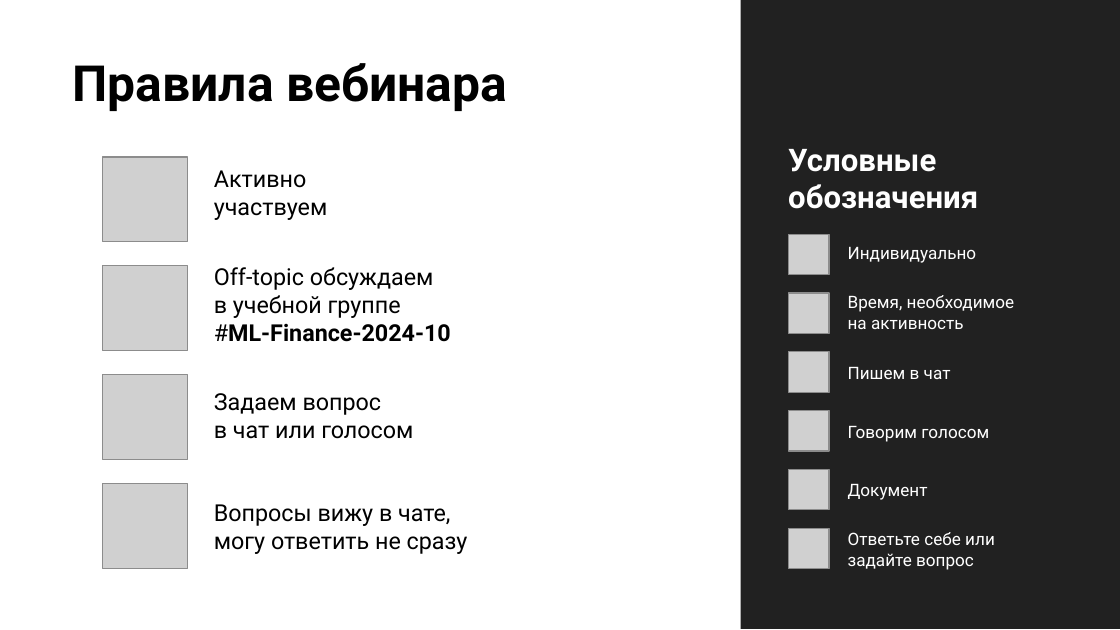
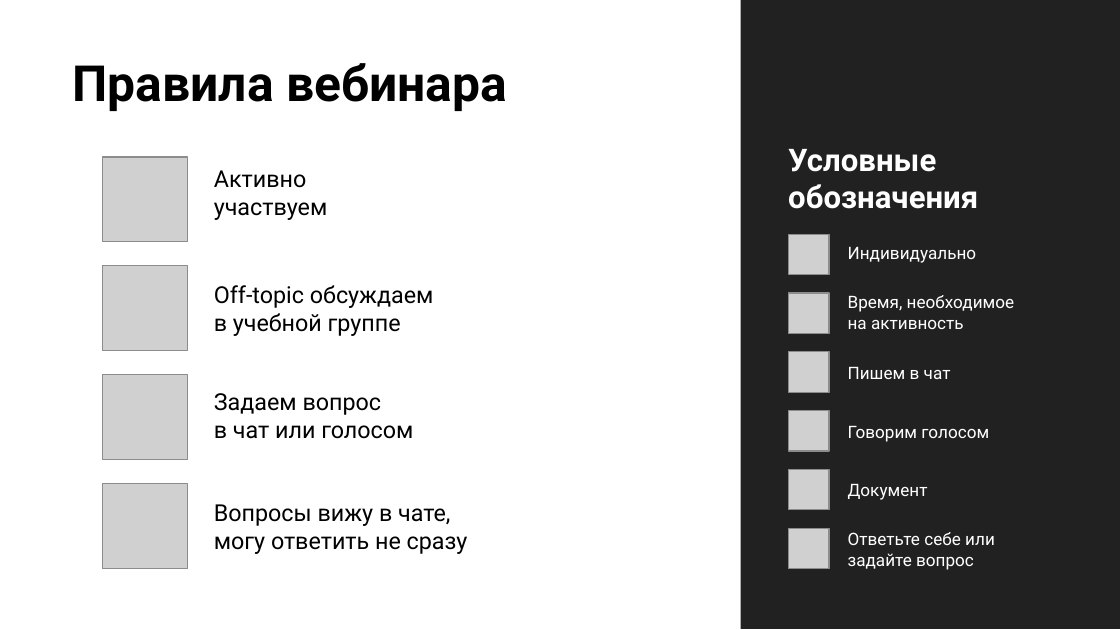
Before and after one commit to stureiko/Otus_lectures, a slide deck: slide 4 of FinML/32 - Real_data/Presentation/Работа с реальными данными и создание ML - моделей для проекта.pptx. Drawn at 1120x630 pixels with LibreOffice and Linux fonts; fonts in the diff are those of the drawing; grey boxes stand for pictures; background and template pictures are left out. Boxes give left, top, right and bottom in pixels: in the first picture for what was removed or moved away, otherwise in the second. Text is boxed around its words. In the diff, an @@ line names an element or a change of style, - is before the commit and + after.

```diff
--- a/FinML/32 - Real_data/Presentation/Работа с реальными данными и создание ML - моделей для проекта.pptx
+++ b/FinML/32 - Real_data/Presentation/Работа с реальными данными и создание ML - моделей для проекта.pptx
@@ text "Off-topic обсуждаем" moved from (x1=214, y1=267, x2=451, y2=342) to (x1=214, y1=285, x2=434, y2=336) @@
@@ text at (x1=214, y1=324, x2=451, y2=342): paragraph removed @@
-#ML-Finance-2024-10
```
Also in this commit, not shown: 6 other slides changed, 2 slides added, 7 slides removed, 5 other files.
